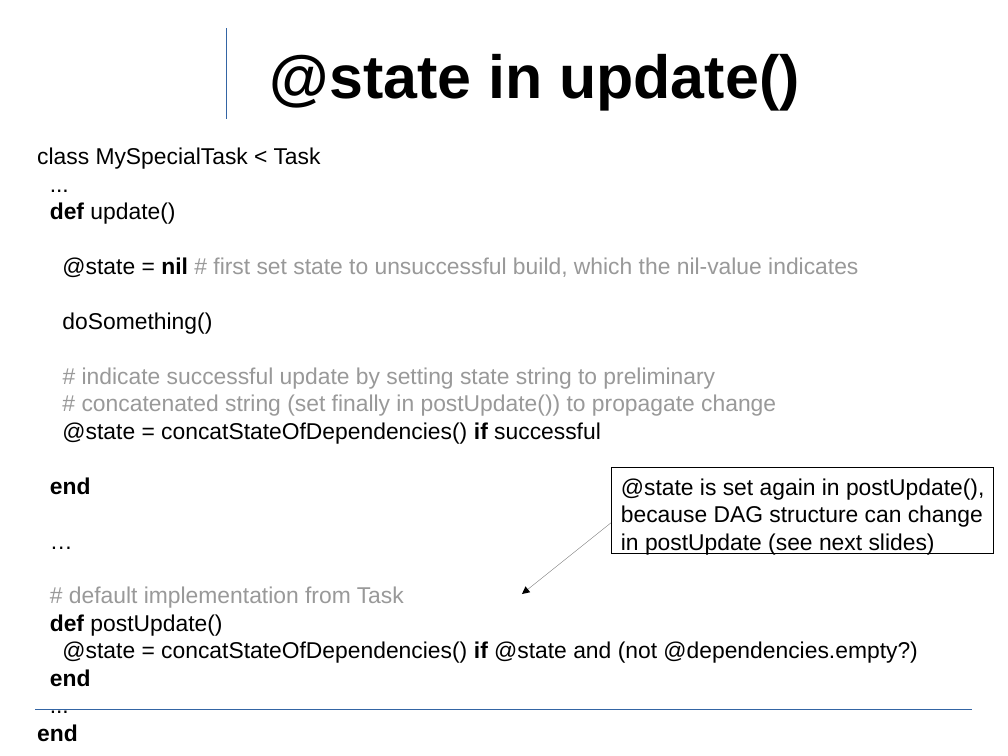
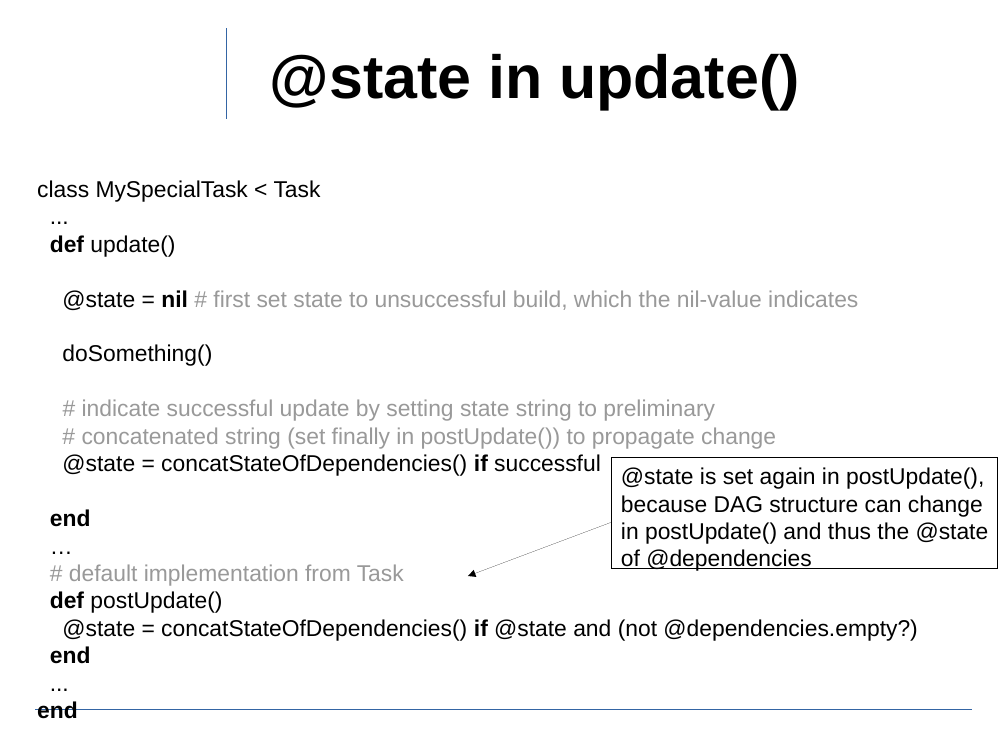
Before and after one commit to ewuenf/Makr, a slide deck: slide 16 of doc/concepts/Makr_Concepts.01.odp (slide 15 before the commit). Drawn at 1008x756 pixels with LibreOffice and Linux fonts; fonts in the diff are those of the drawing; background and template pictures are left out. Boxes give left, top, right and bottom in pixels: in the first picture for what was removed or moved away, otherwise in the second. Text is boxed around its words. In the diff, an @@ line names an element or a change of style, - is before the commit and + after.

```diff
--- a/doc/concepts/Makr_Concepts.01.odp
+++ b/doc/concepts/Makr_Concepts.01.odp
@@ text "class MySpecialTask < Task" rewrapped from (x1=37, y1=147, x2=917, y2=687) to (x1=37, y1=180, x2=917, y2=664) @@
@@ rectangle "@state is set again in ..." resized from (x1=612, y1=468, x2=994, y2=554) to (x1=612, y1=457, x2=998, y2=569) @@
@@ arrow moved from (612, 522) - (522, 595) to (612, 522) - (468, 576) @@
@@ text in rectangle at (x1=621, y1=522, x2=989, y2=571): text changed @@
-in postUpdate (see next slides)
+in postUpdate() and thus the @state
+of @dependencies
```
Also in this commit, not shown: 6 other slides changed.
